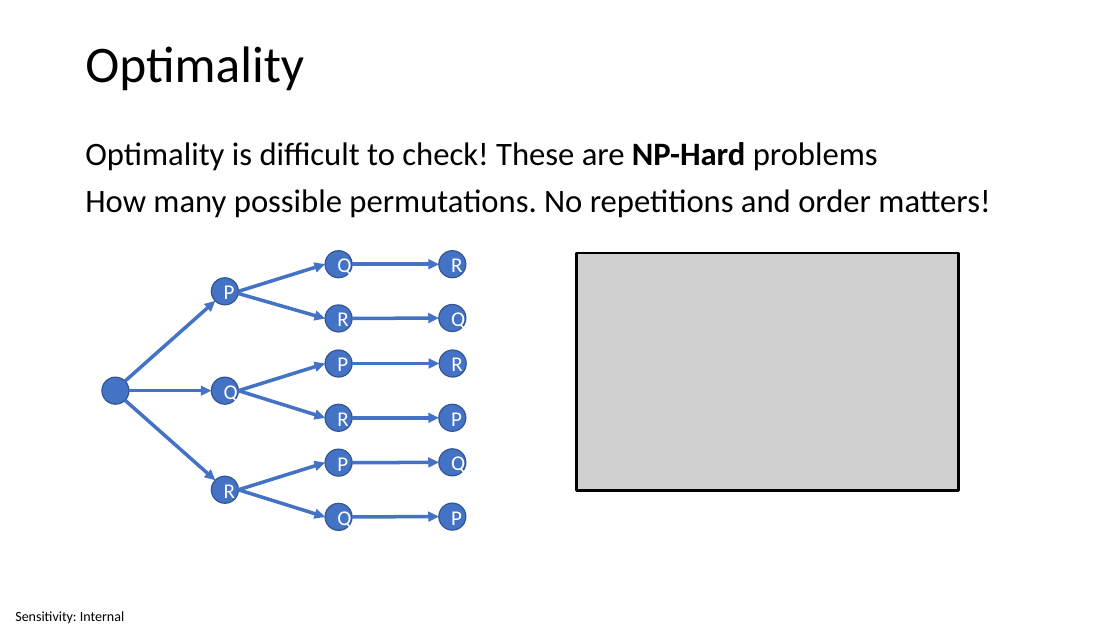
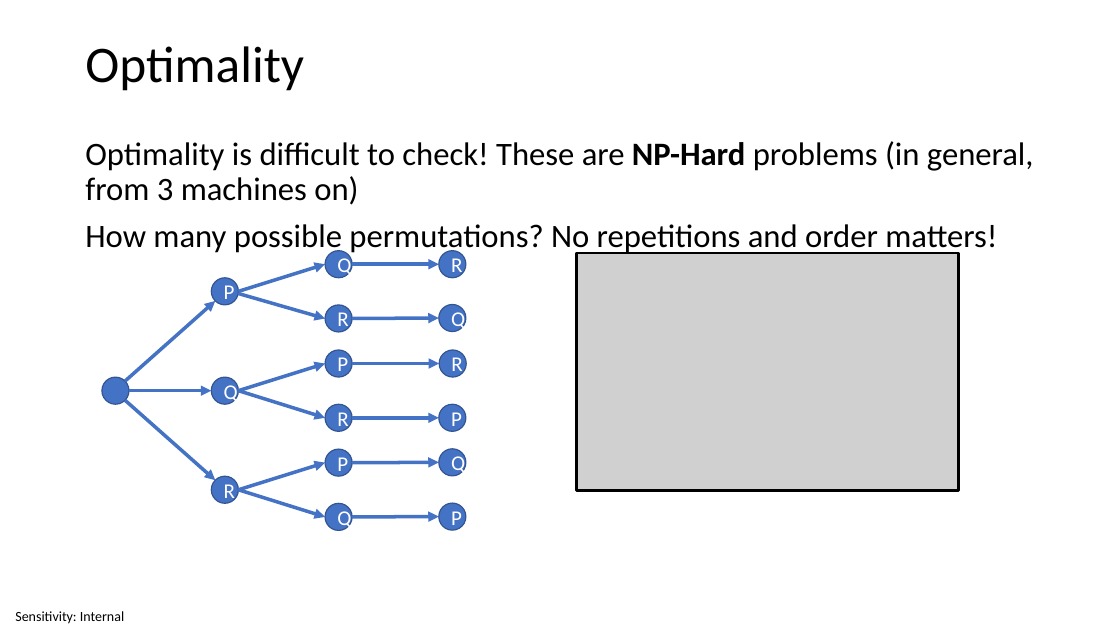
Before and after one commit to invariantum/operational_research, a slide deck: slide 12 of content/Lectures/Semester 1/Week 07 - Flow Shop and Job Shop Scheduling/5 Source Files/Week 7 - Flow Shop Scheduling.pptx. Drawn at 1120x630 pixels with LibreOffice and Linux fonts; fonts in the diff are those of the drawing; grey boxes stand for pictures. Boxes give left, top, right and bottom in pixels: in the first picture for what was removed or moved away, otherwise in the second. Text is boxed around its words. In the diff, an @@ line names an element or a change of style, - is before the commit and + after.

```diff
--- a/content/Lectures/Semester 1/Week 07 - Flow Shop and Job Shop Scheduling/5 Source Files/Week 7 - Flow Shop Scheduling.pptx
+++ b/content/Lectures/Semester 1/Week 07 - Flow Shop and Job Shop Scheduling/5 Source Files/Week 7 - Flow Shop Scheduling.pptx
@@ text at bbox=[85, 141, 1034, 256]: text changed @@
-Optimality is difficult to check! These are NP-Hard problems
-How many possible permutations. No repetitions and order matters!
+Optimality is difficult to check! These are NP-Hard problems (in general, from 3 machines on)
+How many possible permutations? No repetitions and order matters!
```
Also in this commit, not shown: 3 other slides changed, 20 other files.
